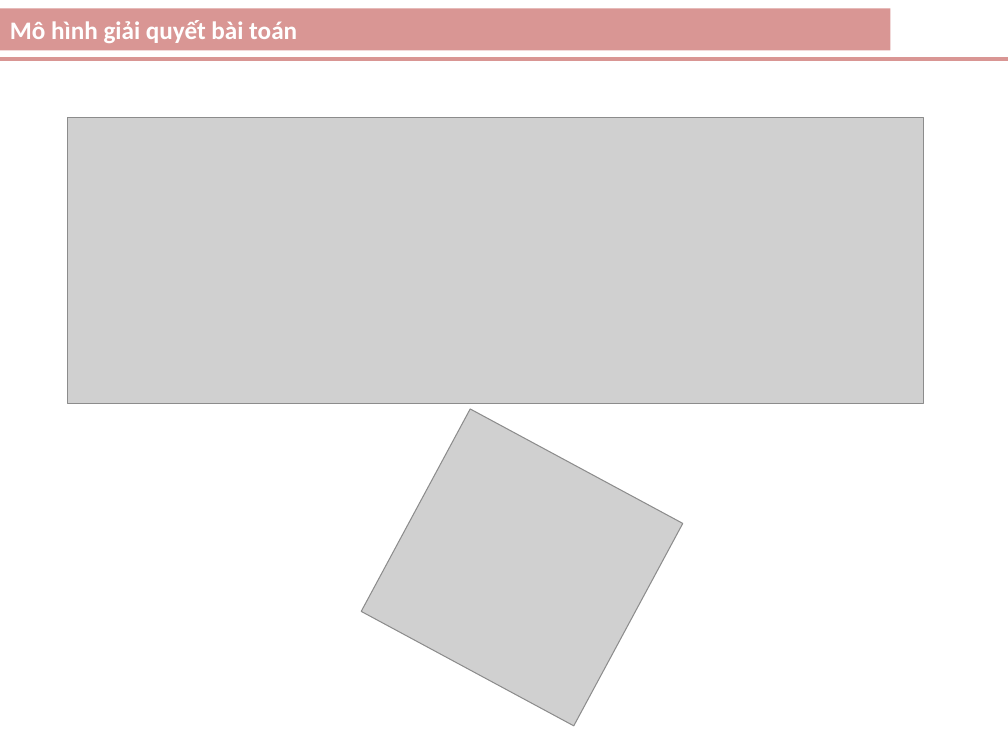
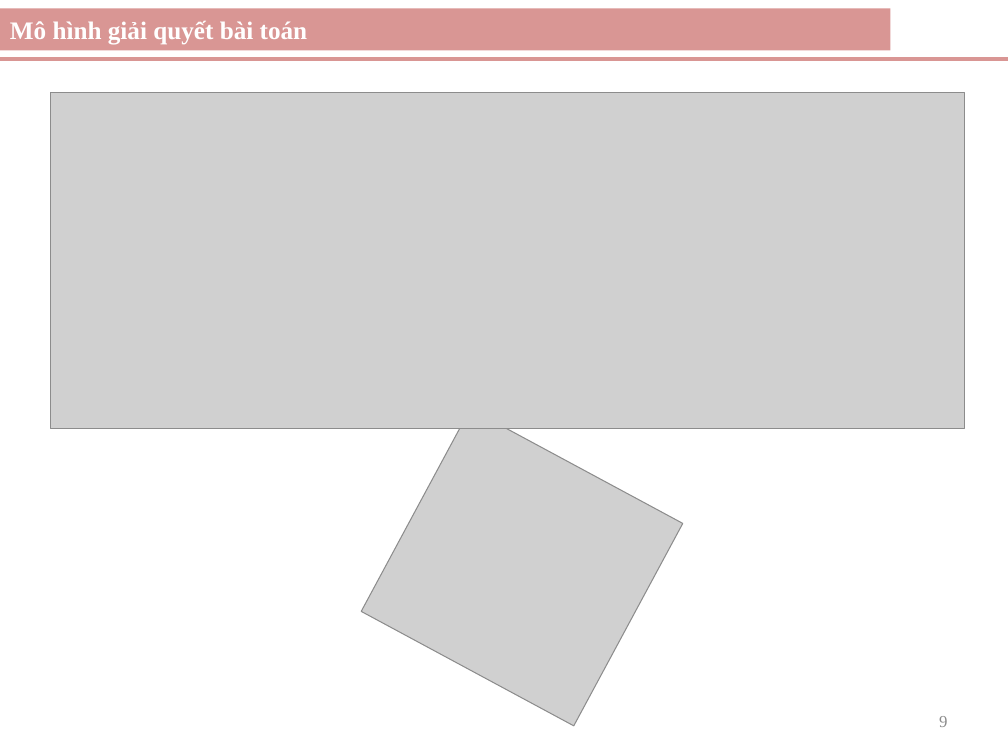
Before and after one commit to vniu/sign-traffic-recognition, a slide deck: slide 9 of doc/LuanVan.pptx (slide 8 before the commit). Drawn at 1008x756 pixels with LibreOffice and Linux fonts; fonts in the diff are those of the drawing; grey boxes stand for pictures. Boxes give left, top, right and bottom in pixels: in the first picture for what was removed or moved away, otherwise in the second. Text is boxed around its words. In the diff, an @@ line names an element or a change of style, - is before the commit and + after.

```diff
--- a/doc/LuanVan.pptx
+++ b/doc/LuanVan.pptx
@@ rectangle "Mô hình giải quyết bài ..." at <box>0,8,890,50</box>: font Calibri to Times New Roman @@
@@ picture: place and size @@
-picture at <box>68,118,924,403</box>
+picture at <box>50,93,965,428</box>
@@ page number added at <box>939,716,947,727</box>, 12 pt, text #8C8C8C @@
+9
```
Also in this commit, not shown: 14 other slides changed, 4 slides added, 1 other file.
